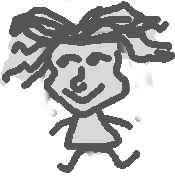
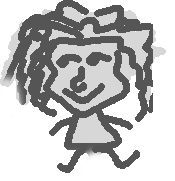
Layers edited between the first and the second w=175, h=181 image:
showed "Layer 8 copy 3" over [1, 0, 153, 151]
hid "Layer 8" over [1, 0, 175, 151]
painted on "Layer 11" over [5, 5, 155, 105]
